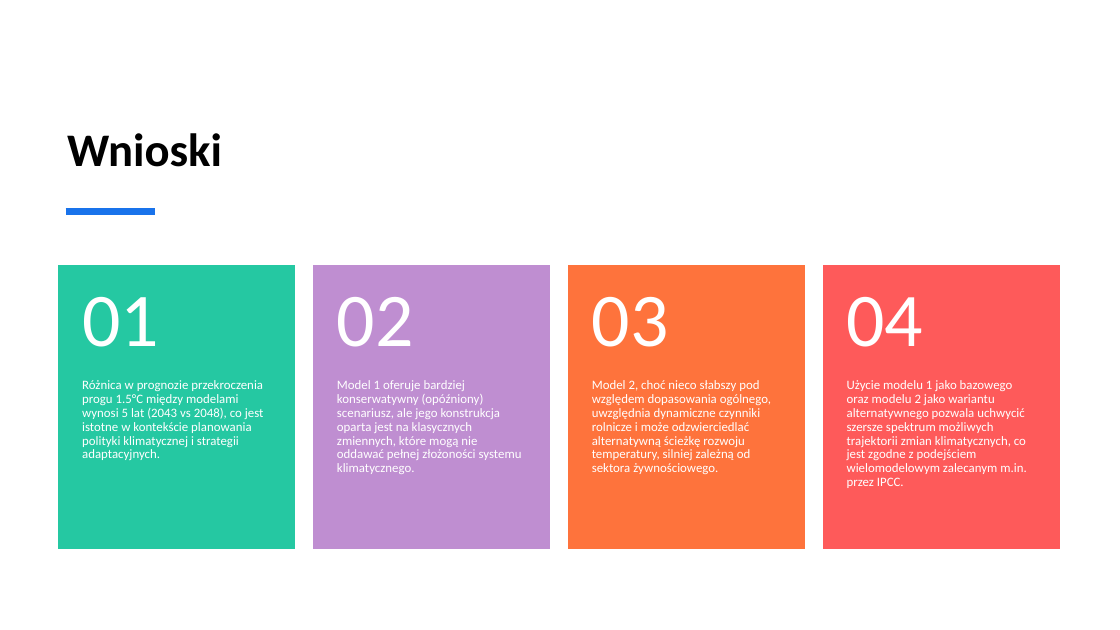
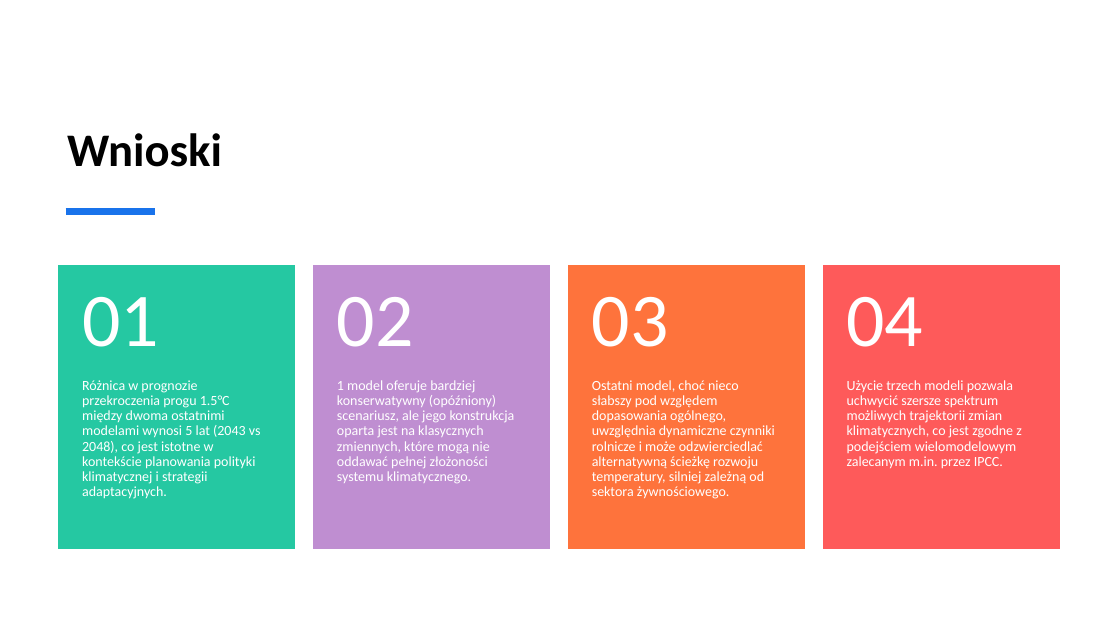
Before and after one commit to Joanna-Maslankiewicz/Analityka-Gospodarcza-sem2, a slide deck: slide 33 of Python/Projekt/projekt_python.pptx (slide 29 before the commit). Drawn at 1120x630 pixels with LibreOffice and Linux fonts; fonts in the diff are those of the drawing. Boxes give left, top, right and bottom in pixels: in the first picture for what was removed or moved away, otherwise in the second. Text is boxed around its words. In the diff, an @@ line names an element or a change of style, - is before the commit and + after.

```diff
--- a/Python/Projekt/projekt_python.pptx
+++ b/Python/Projekt/projekt_python.pptx
@@ text at [82, 380, 261, 499]: text changed; size 11 to 12 pt @@
-Różnica w prognozie przekroczenia progu 1.5°C między modelami wynosi 5 lat (2043 vs 2048), co jest istotne w kontekście planowania polityki klimatycznej i strategii adaptacyjnych.
+Różnica w prognozie przekroczenia progu 1.5°C między dwoma ostatnimi modelami wynosi 5 lat (2043 vs 2048), co jest istotne w kontekście planowania polityki klimatycznej i strategii adaptacyjnych.
@@ text at [337, 380, 515, 483]: text changed; size 11 to 12 pt @@
-Model 1 oferuje bardziej konserwatywny (opóźniony) scenariusz, ale jego konstrukcja oparta jest na klasycznych zmiennych, które mogą nie oddawać pełnej złożoności systemu klimatycznego.
+1 model oferuje bardziej konserwatywny (opóźniony) scenariusz, ale jego konstrukcja oparta jest na klasycznych zmiennych, które mogą nie oddawać pełnej złożoności systemu klimatycznego.
@@ text at [592, 380, 775, 499]: text changed; size 11 to 12 pt @@
-Model 2, choć nieco słabszy pod względem dopasowania ogólnego, uwzględnia dynamiczne czynniki rolnicze i może odzwierciedlać alternatywną ścieżkę rozwoju temperatury, silniej zależną od sektora żywnościowego.
+Ostatni model, choć nieco słabszy pod względem dopasowania ogólnego, uwzględnia dynamiczne czynniki rolnicze i może odzwierciedlać alternatywną ścieżkę rozwoju temperatury, silniej zależną od sektora żywnościowego.
@@ text at [847, 380, 1022, 468]: text changed; size 11 to 12 pt @@
-Użycie modelu 1 jako bazowego oraz modelu 2 jako wariantu alternatywnego pozwala uchwycić szersze spektrum możliwych trajektorii zmian klimatycznych, co jest zgodne z podejściem wielomodelowym zalecanym m.in. przez IPCC.
+Użycie trzech modeli pozwala uchwycić szersze spektrum możliwych trajektorii zmian klimatycznych, co jest zgodne z podejściem wielomodelowym zalecanym m.in. przez IPCC.
```
Also in this commit, not shown: 1 other slide changed, 5 slides added, 1 slide removed.
